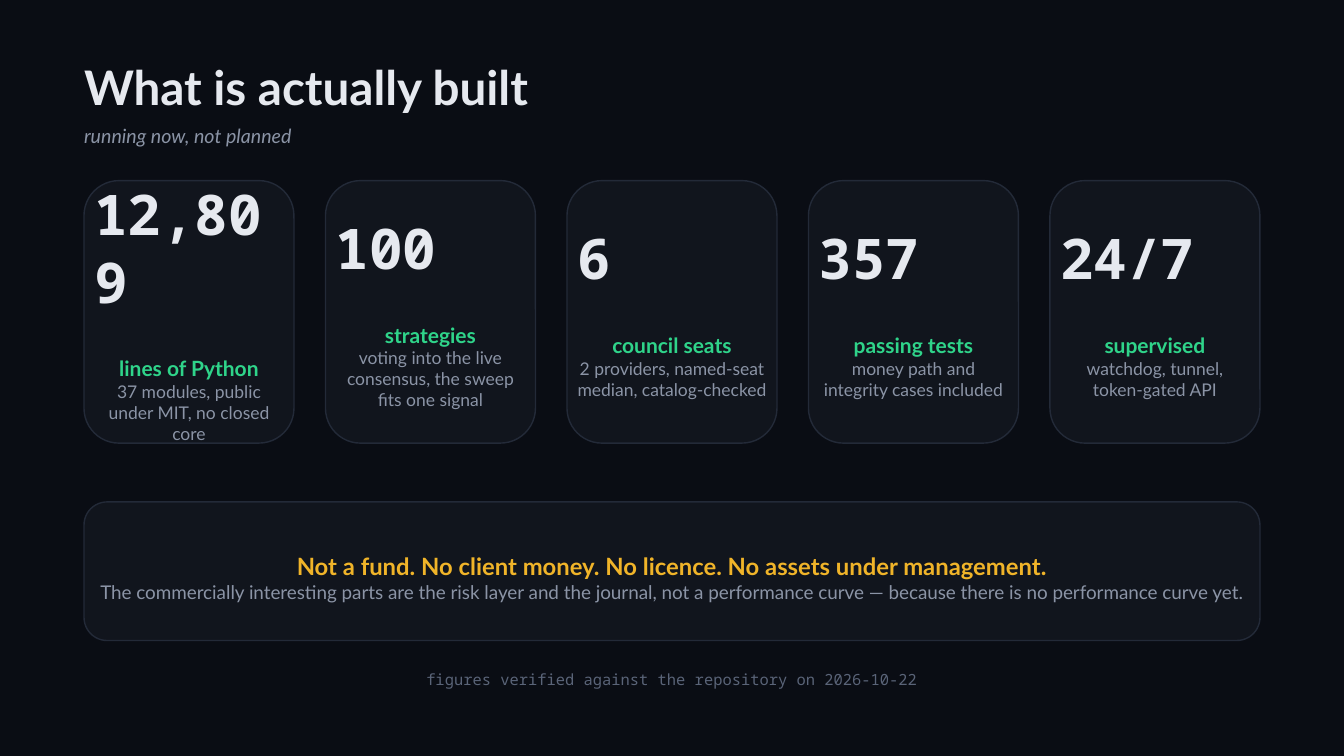
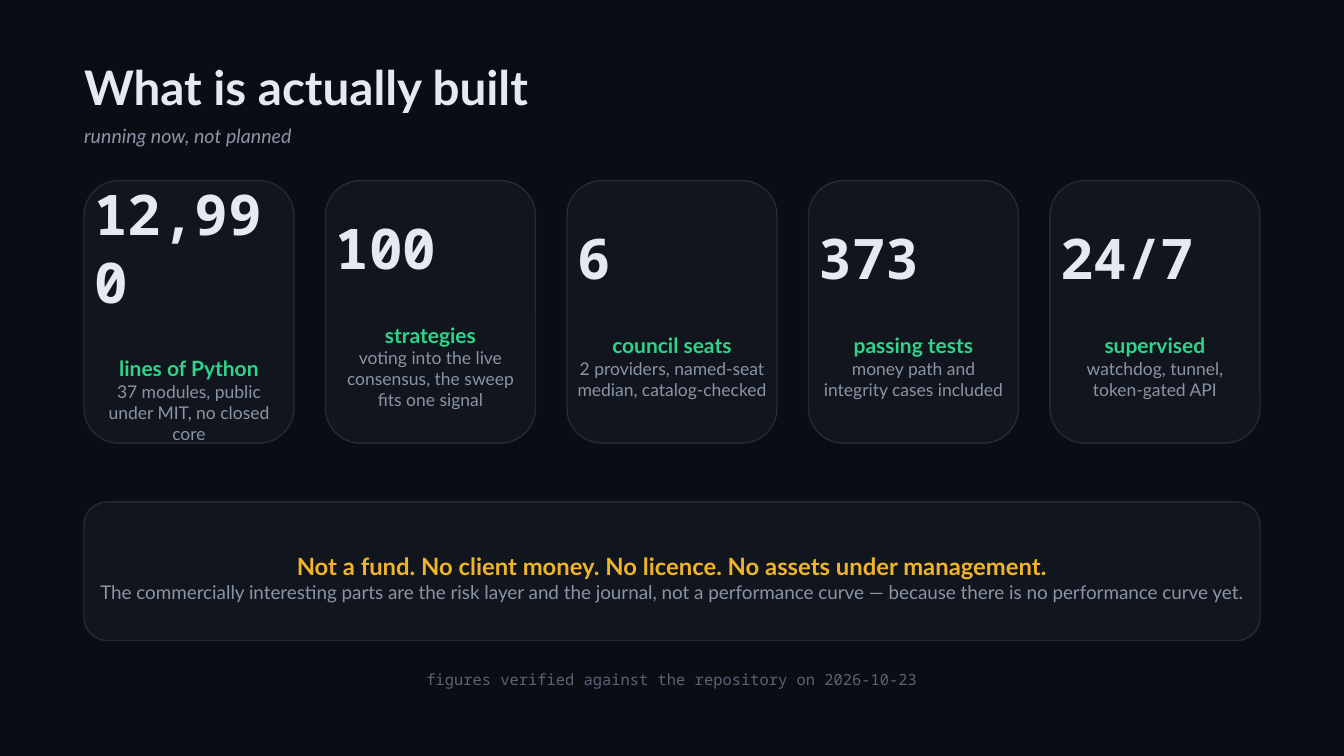
Before and after one commit to zhaider5142009-oss/kairos, a slide deck: slide 3 of docs/investors/KAIROS_Investor_Deck.pptx. Drawn at 1344x756 pixels with LibreOffice and Linux fonts; fonts in the diff are those of the drawing. Boxes give left, top, right and bottom in pixels: in the first picture for what was removed or moved away, otherwise in the second. Text is boxed around its words. In the diff, an @@ line names an element or a change of style, - is before the commit and + after.

```diff
--- a/docs/investors/KAIROS_Investor_Deck.pptx
+++ b/docs/investors/KAIROS_Investor_Deck.pptx
@@ text in rounded rectangle at <box>94,194,262,244</box>: text changed @@
-12,809
+12,990
@@ text in rounded rectangle at <box>819,238,920,280</box>: text changed @@
-357
+373
@@ text at <box>426,673,917,689</box>: text changed @@
-figures verified against the repository on 2026-10-22
+figures verified against the repository on 2026-10-23
```
Also in this commit, not shown: 5 other slides changed, 12 other files.
